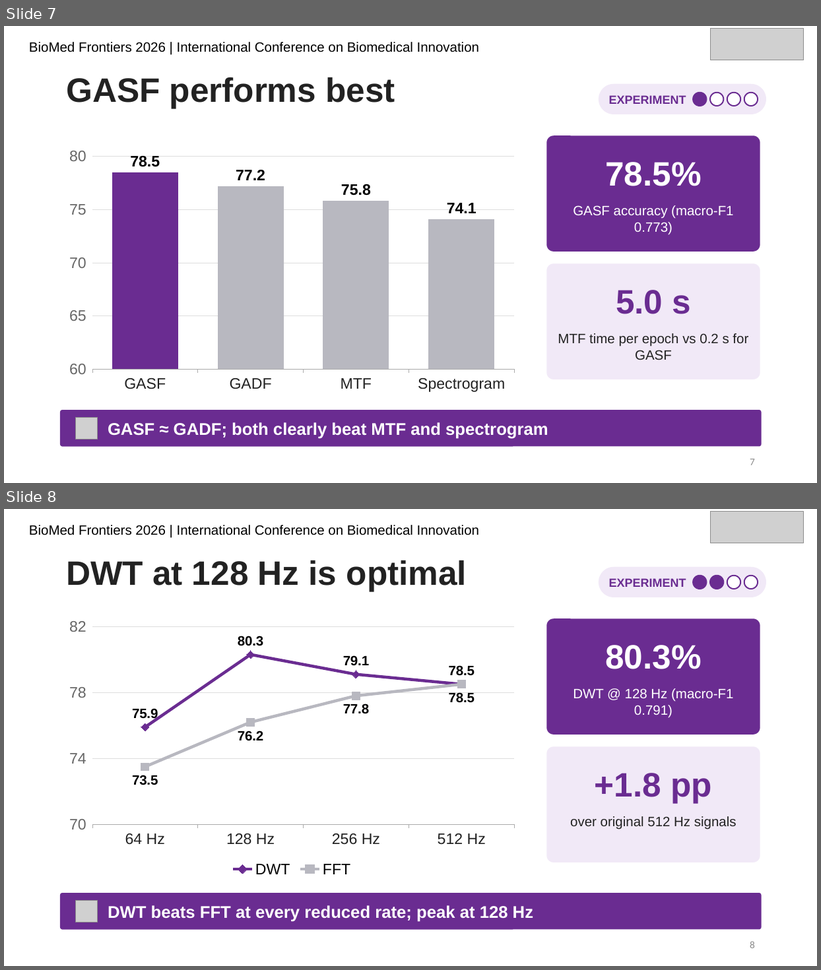
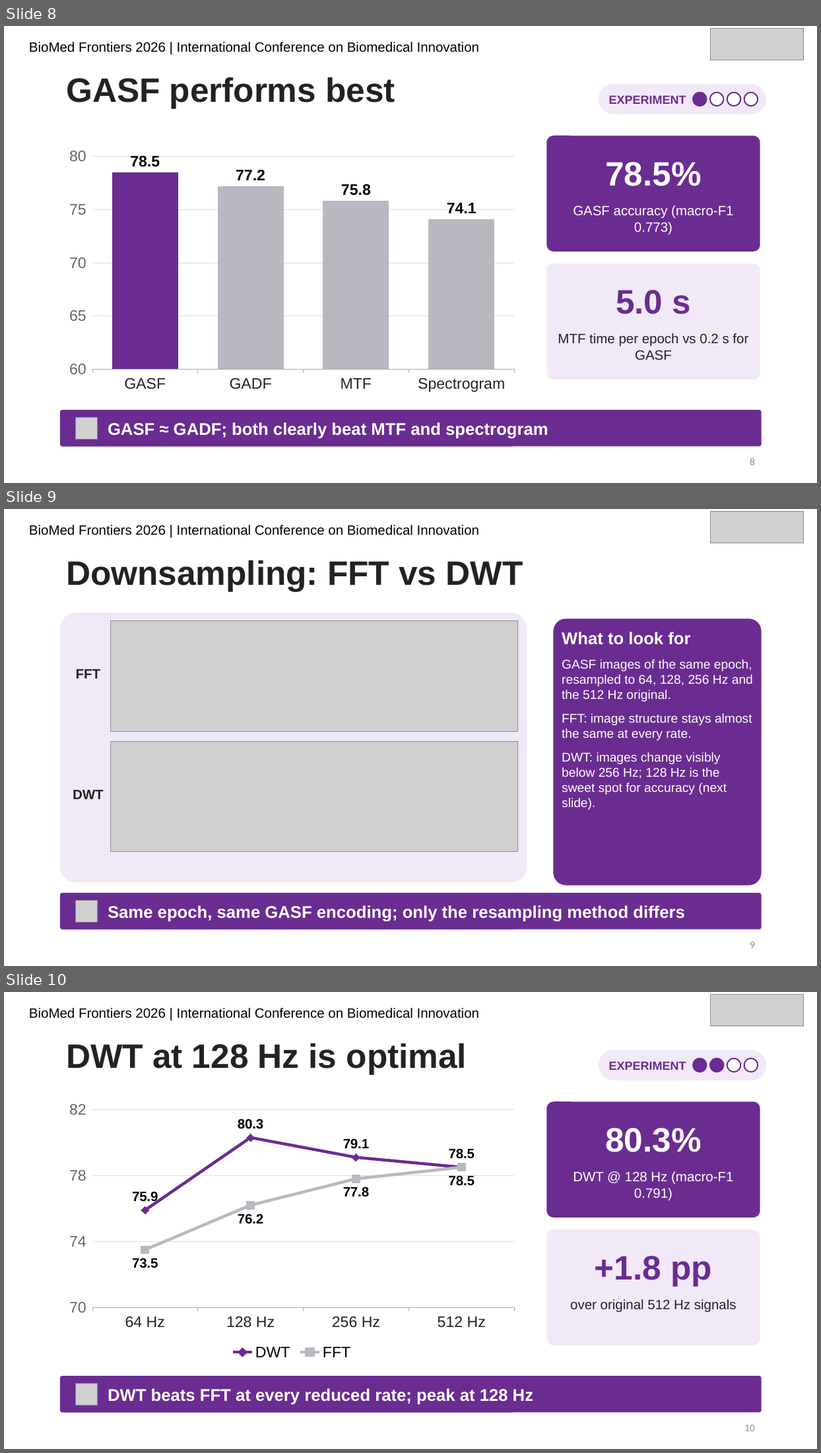
Before and after one commit to JanithRamanayake523/EEG2Img-ViT-Sleep-Staging, a slide deck: presentation/Systematic Evaluation of Signal-to-Image Transformation Pipelines for Vision Transformer-based Sleep Stage Classification - Presentation.pptx. Shown one above the other, each under a label of ours: slides 7 and 8 before the commit, slides 8, 9 and 10 after it. The pictures are 821x970 and 821x1453 pixels, drawn with LibreOffice and Linux fonts; fonts in the diff are those of the drawing; grey boxes stand for pictures. Boxes give left, top, right and bottom in pixels: in the first picture for what was removed or moved away, otherwise in the second. Text is boxed around its words. In the diff, an @@ line names an element or a change of style, - is before the commit and + after.

```diff
--- a/presentation/Systematic Evaluation of Signal-to-Image Transformation Pipelines for Vision Transformer-based Sleep Stage Classification - Presentation.pptx
+++ b/presentation/Systematic Evaluation of Signal-to-Image Transformation Pipelines for Vision Transformer-based Sleep Stage Classification - Presentation.pptx
@@ slide 9 added at (4, 509, 817, 966), background #FFFFFF @@
@@ text added at (29, 525, 479, 535), 16 pt, text #000000 @@
+BioMed Frontiers 2026 | International Conference on Biomedical Innovation
@@ picture added at (711, 511, 804, 543) @@
@@ title added at (66, 560, 523, 591), 40 pt, text #222222, bold @@
+Downsampling: FFT vs DWT
@@ rounded rectangle added at (60, 613, 527, 883), fill #F1E9F7 @@
@@ picture added at (111, 621, 517, 731) @@
@@ rounded rectangle added at (554, 619, 762, 885), fill #6A2C91 @@
@@ text added at (562, 632, 753, 810), 15 pt, text #FFFFFF @@
+What to look for
+GASF images of the same epoch, resampled to 64, 128, 256 Hz and the 512 Hz original.
+FFT: image structure stays almost the same at every rate.
+DWT: images change visibly below 256 Hz; 128 Hz is the sweet spot for accuracy (next slide).
@@ text added at (76, 669, 100, 679), 16 pt, text #222222, bold @@
+FFT
@@ picture added at (111, 741, 517, 852) @@
@@ text added at (73, 790, 104, 799), 16 pt, text #222222, bold @@
+DWT
@@ rounded rectangle added at (60, 893, 762, 930), fill #6A2C91 @@
@@ picture added at (75, 900, 97, 923) @@
@@ text added at (108, 906, 684, 922), 20 pt, text #FFFFFF, bold @@
+Same epoch, same GASF encoding; only the resampling method differs
@@ page number added at (750, 942, 755, 949), 12 pt, text #8C8C8C @@
+9
@@ what was slide 7 is now slide 8 @@
@@ page number at (750, 458, 755, 466): text changed @@
-7
+8
@@ what was slide 8 is now slide 10 @@
@@ page number at (745, 1425, 755, 1432): text changed @@
-8
+10
```
Also in this commit, not shown: 2 other slides added, 6 other files.
